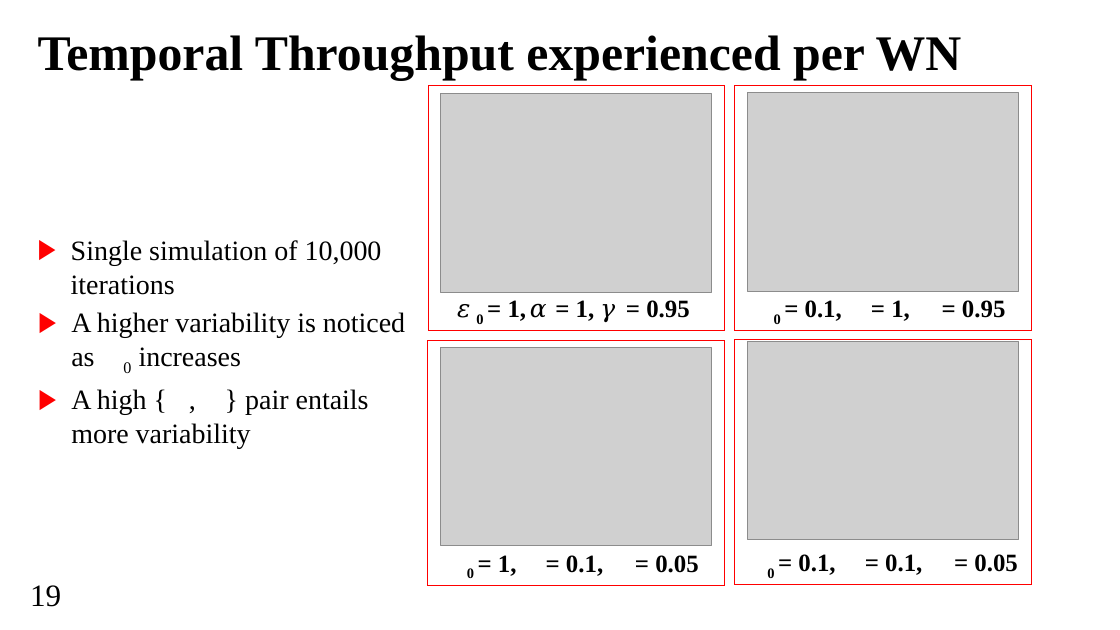
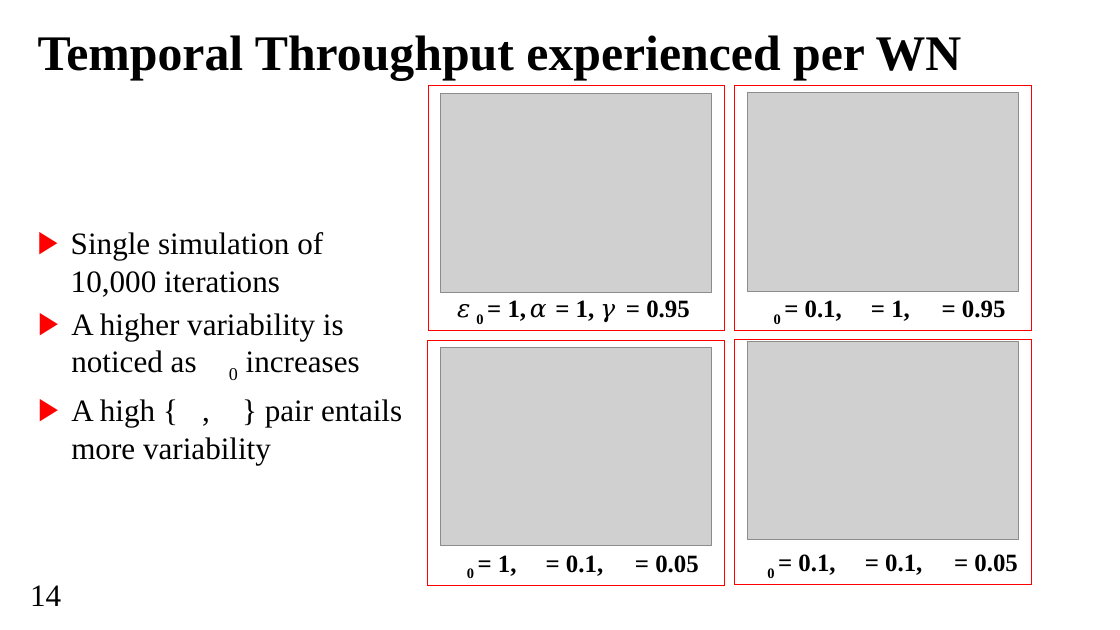
Before and after one commit to wn-upf/decentralized_qlearning_resource_allocation_in_wns, a slide deck: slide 14 of Presentation/francesc_wilhelmi_PIMRC_presentation.pptx. Drawn at 1120x630 pixels with LibreOffice and Linux fonts; fonts in the diff are those of the drawing; grey boxes stand for pictures; background and template pictures are left out. Boxes give left, top, right and bottom in pixels: in the first picture for what was removed or moved away, otherwise in the second. Text is boxed around its words. In the diff, an @@ line names an element or a change of style, - is before the commit and + after.

```diff
--- a/Presentation/francesc_wilhelmi_PIMRC_presentation.pptx
+++ b/Presentation/francesc_wilhelmi_PIMRC_presentation.pptx
@@ text "Single simulation of 10,000 iterations" at [71, 232, 323, 297]: size 18 to 20 pt @@
@@ text "Single simulation of 10,000 iterations": place and size @@
-text "Single simulation of 10,000 iterations" at [71, 240, 382, 295]
+text "Single simulation of 10,000 iterations" at [71, 232, 323, 297]
@@ text "A higher variability is noticed ..." at [71, 313, 402, 464]: size 18 to 20 pt @@
@@ text at [30, 585, 61, 606]: text changed @@
-19
+14
```
Also in this commit, not shown: 17 other slides changed.
